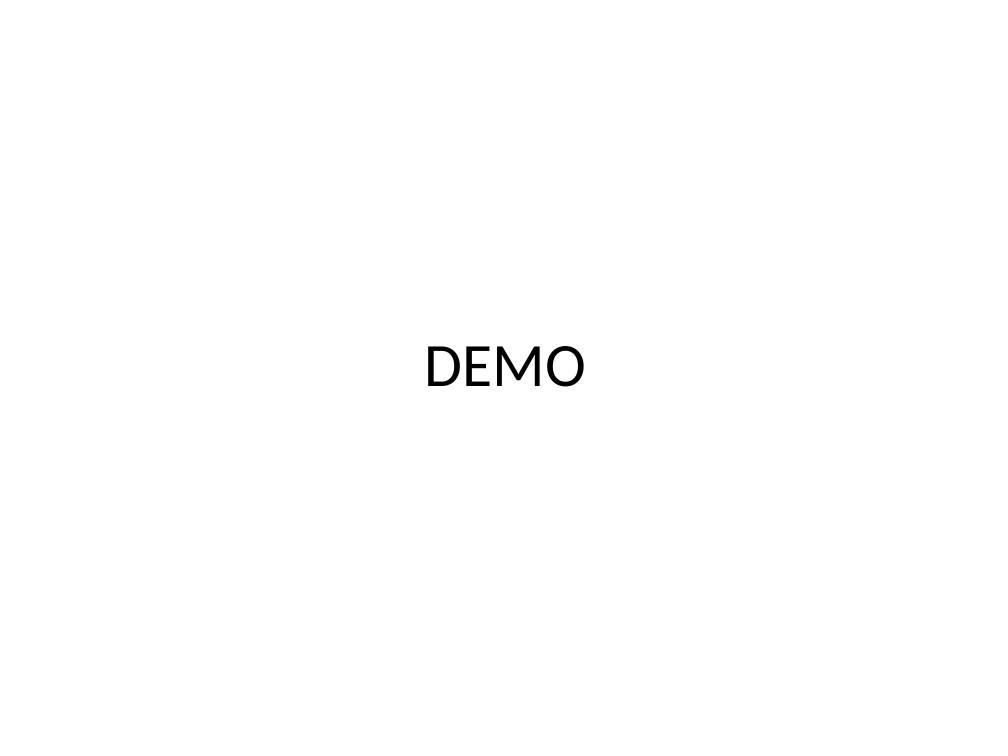
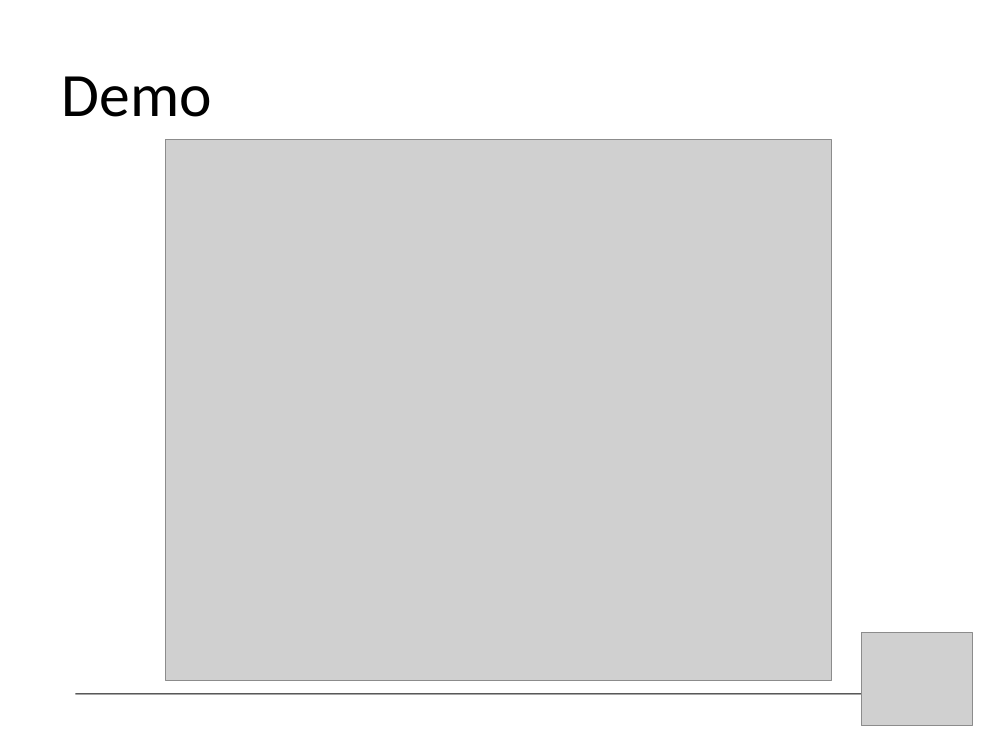
Before and after one commit to bossiernesto/objectbrowserpharo, a slide deck: slide 7 of docs/LOOP-demo-final.ppt (slide 5 before the commit). Drawn at 1008x756 pixels with LibreOffice and Linux fonts; fonts in the diff are those of the drawing; grey boxes stand for pictures. Boxes give left, top, right and bottom in pixels: in the first picture for what was removed or moved away, otherwise in the second. Text is boxed around its words. In the diff, an @@ line names an element or a change of style, - is before the commit and + after.

```diff
--- a/docs/LOOP-demo-final.ppt
+++ b/docs/LOOP-demo-final.ppt
@@ title at bbox=[62, 76, 212, 117]: text changed @@
-DEMO
+Demo
@@ picture added at bbox=[166, 140, 832, 680] @@
@@ picture added at bbox=[861, 632, 972, 726] @@
@@ line added from (76, 694) to (917, 694), #000000 0.74 pt @@
```
Also in this commit, not shown: 6 other slides changed, 11 slides added, 1 other file.
